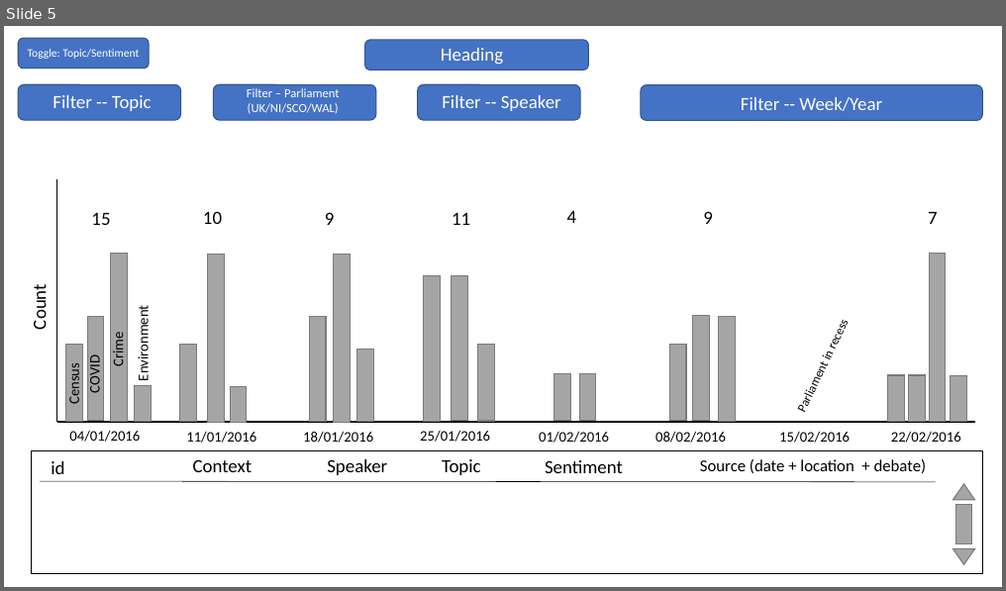
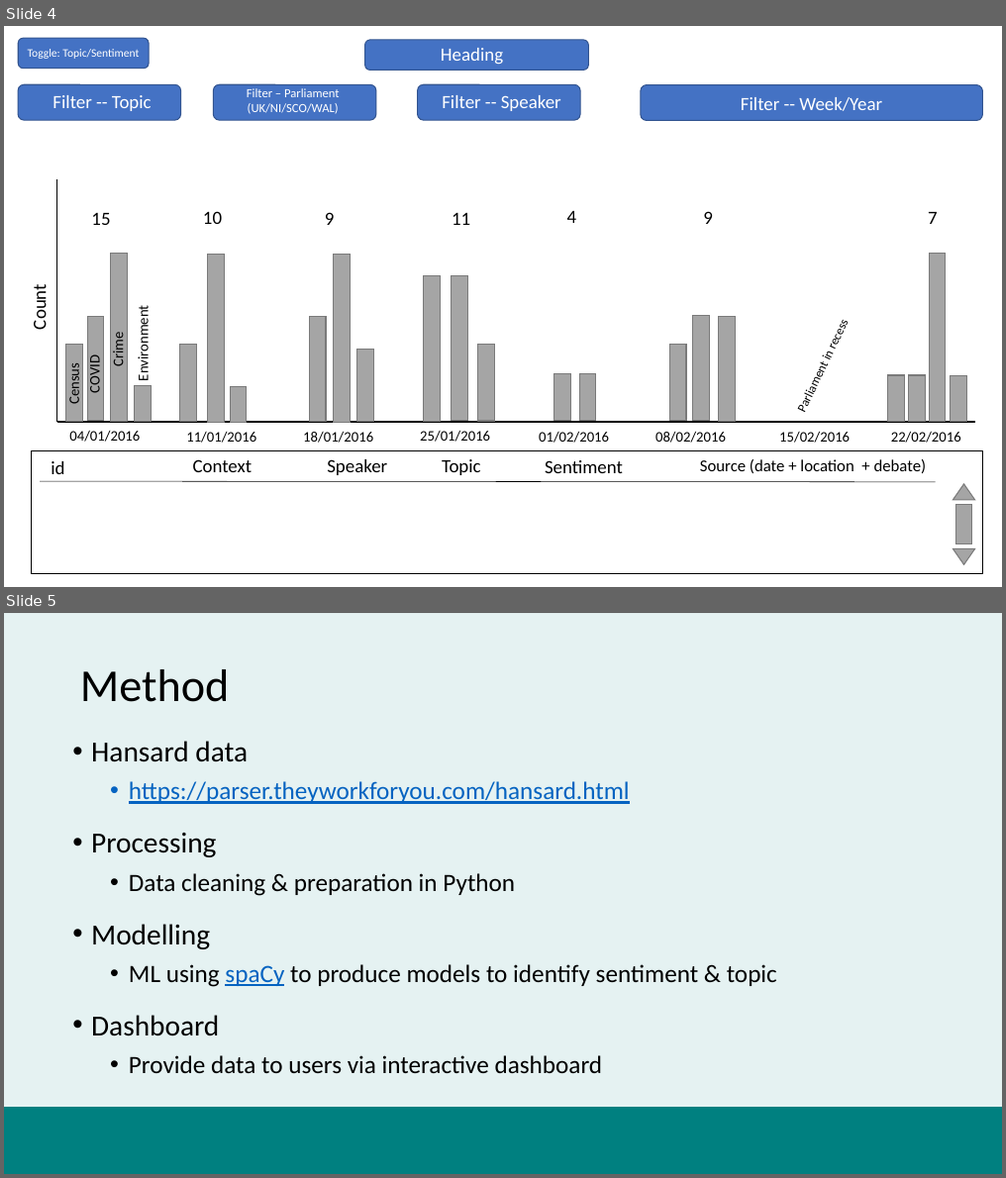
Before and after one commit to datasciencecampus/uk-parliament-stats, a slide deck: user-engagement/impact-task-and-finish-group--project-summary.pptx. Shown one above the other, each under a label of ours: slide 5 before the commit, slides 4 and 5 after it. The pictures are 1006x591 and 1006x1178 pixels, drawn with LibreOffice and Linux fonts; fonts in the diff are those of the drawing; background and template pictures are left out. Boxes give left, top, right and bottom in pixels: in the first picture for what was removed or moved away, otherwise in the second. Text is boxed around its words. In the diff, an @@ line names an element or a change of style, - is before the commit and + after.

Commit message:
updated pptx for impact T&F group - image on title & updated content

```diff
--- a/user-engagement/impact-task-and-finish-group--project-summary.pptx
+++ b/user-engagement/impact-task-and-finish-group--project-summary.pptx
@@ slide 5 added at (4,613,1002,1174), background #008080 at 10% opacity @@
@@ title added at (80,669,230,702), 44 pt, text #000000 @@
+Method
@@ text added at (91,741,777,1074), 24 pt, text #000000 @@
+• Hansard data
+  • https://parser.theyworkforyou.com/hansard.html
+• Processing
+  • Data cleaning & preparation in Python
+• Modelling
+  • ML using spaCy to produce models to identify sentiment & topic
+• Dashboard
+  • Provide data to users via interactive dashboard
@@ rectangle added at (4,1107,1002,1174), fill #008080 @@
@@ what was slide 5 is now slide 4 @@
```
Also in this commit, not shown: 3 slides changed, 1 slide removed.
